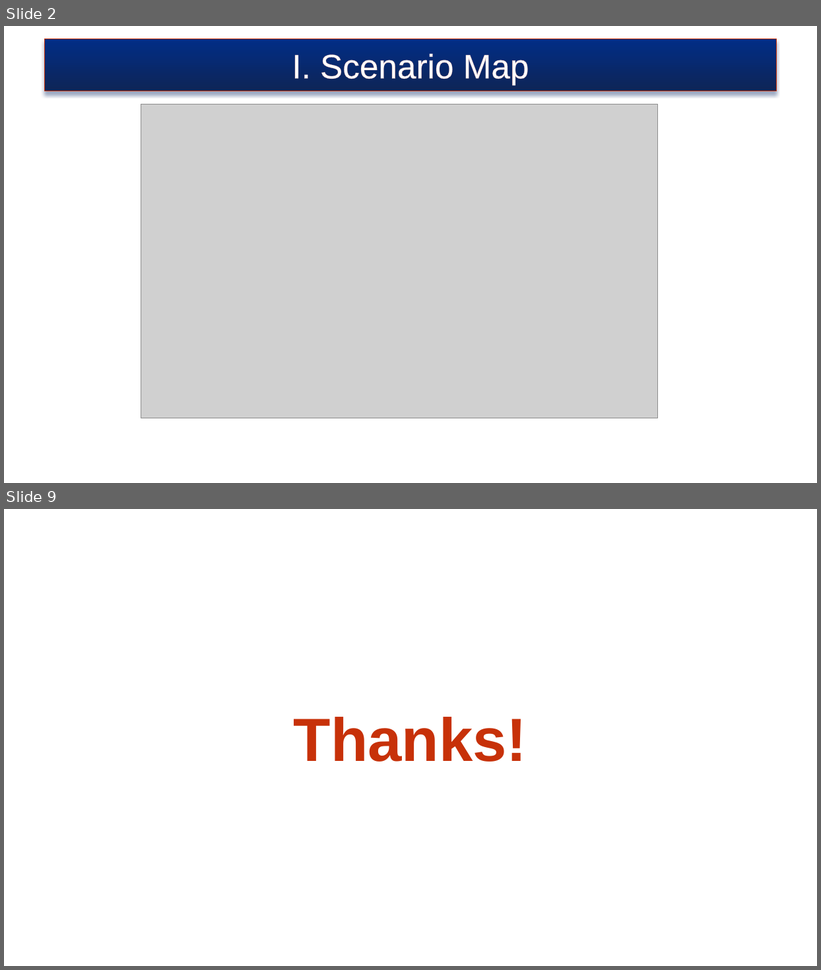
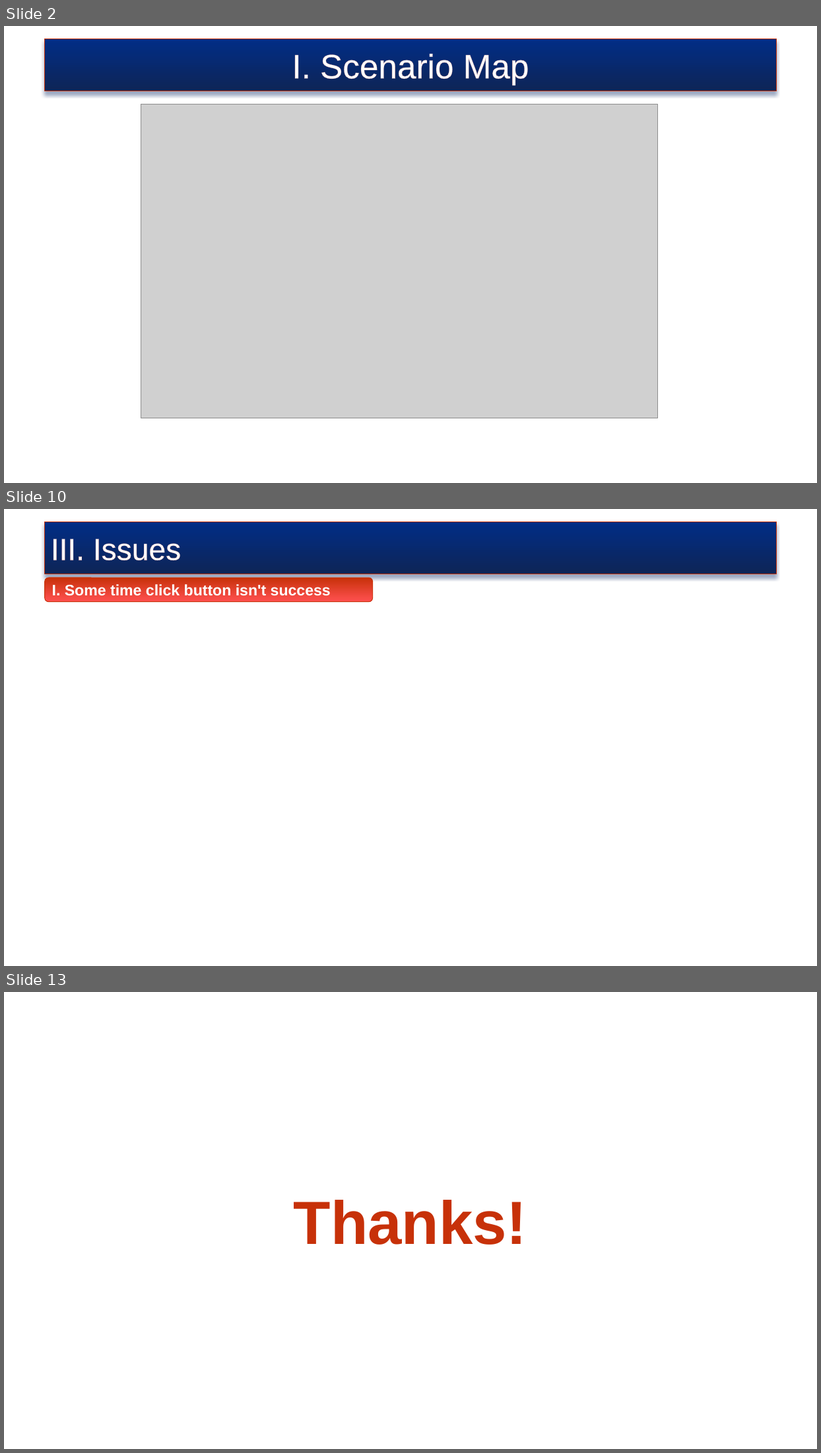
Before and after one commit to truyenkv/sharing, a slide deck: Sharing.pptx. Shown one above the other, each under a label of ours: slides 2 and 9 before the commit, slides 2, 10 and 13 after it; the slides between them are not shown. The pictures are 821x970 and 821x1453 pixels, drawn with LibreOffice and Linux fonts; fonts in the diff are those of the drawing; grey boxes stand for pictures; background and template pictures are left out. Boxes give left, top, right and bottom in pixels: in the first picture for what was removed or moved away, otherwise in the second. Text is boxed around its words. In the diff, an @@ line names an element or a change of style, - is before the commit and + after.

```diff
--- a/Sharing.pptx
+++ b/Sharing.pptx
@@ slide 10 added at (4,509,817,966), background picture (left out) @@
@@ rectangle added at (45,522,777,574), fill gradient #012D86 to #0E2557, outline #C73109 0.75 pt, 36 pt, text #FFFFFF @@
+III. Issues
@@ rounded rectangle added at (45,578,373,602), fill gradient #C73109 to #FF5050, outline #C73109 0.75 pt, 18 pt, text #FFFFFF, bold @@
+I. Some time click button isn't success
@@ what was slide 9 is now slide 13 @@
```
Also in this commit, not shown: 5 slides changed, 4 other slides added, 1 slide removed.
